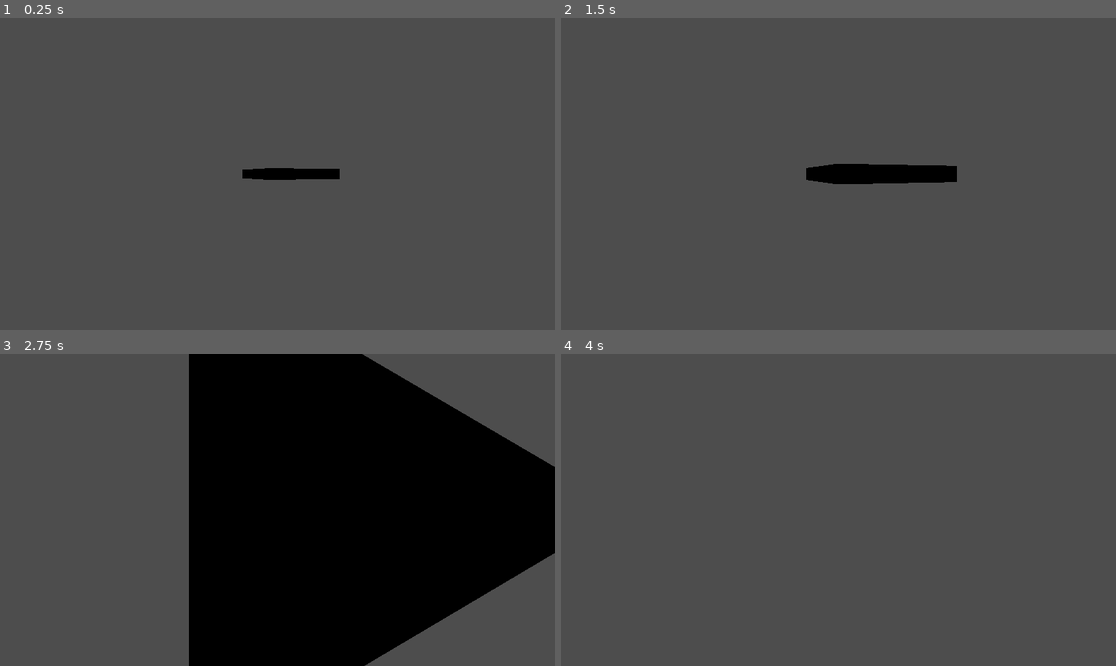
Above: before the commit, frames 1-4 (two rows, left to right).
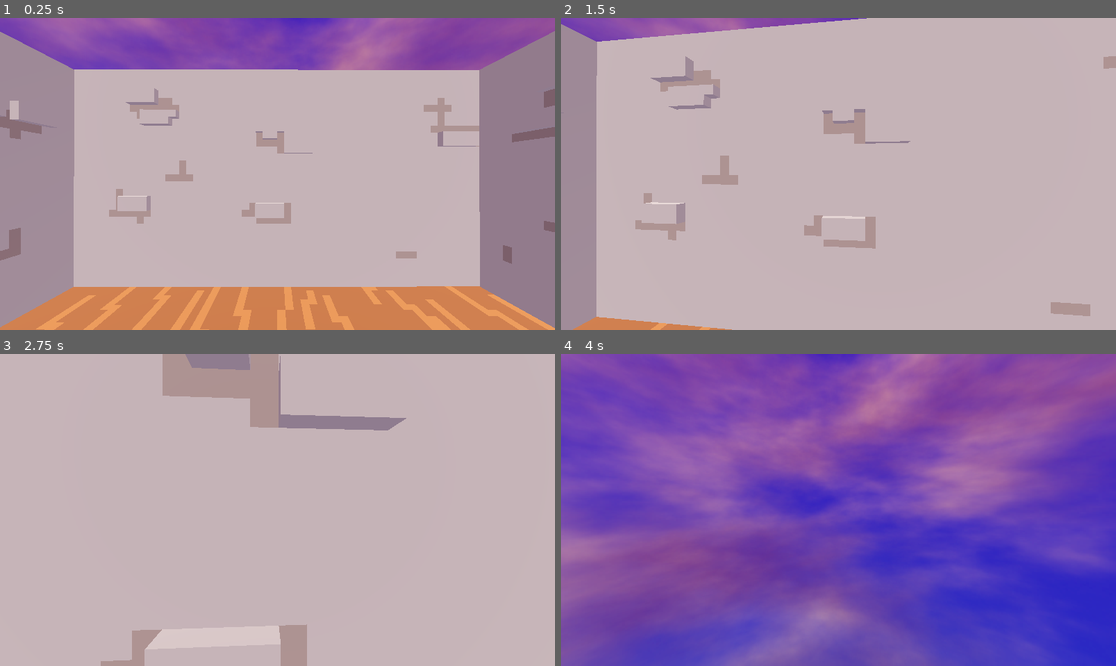
Above: after the commit, the same moments.

Repository: csterlent/582-group-20
Game: Godot game, scene res://hello_scene_3d.tscn
Same seed, same stepped clock (60 frames per second), same inputs: the game is played once before the commit and once after it.
Inputs (mouse positions are in pixels of both pictures, inside the frame that each line leads up to):
- Up to frame 1 (0.25 s): no input
- Up to frame 2 (1.5 s): tap Enter at 0.5 s; move the mouse to (866, 174) at 0.52 s; hold W (move_forward) from 0.53 s (still down); move the mouse to (810, 174) at 1.27 s
- Up to frame 3 (2.75 s): keep holding W (move_forward); move the mouse to (288, 503) at 2.02 s
- Up to frame 4 (4 s): keep holding W (move_forward); move the mouse to (832, 516) at 2.77 s; move the mouse to (877, 513) at 3.52 s

The runs differ from the first frame. In frame 1, 100% of the frame differs, in the area x 0-100%, y 0-100%; in frame 2, 100%; in frame 3, 100%; in frame 4, 100%.

Commit message:
Added Goxel room, lighting

Diff:
--- a/controller.gd
+++ b/controller.gd
@@ -5,7 +5,6 @@
 	Input.set_mouse_mode(Input.MOUSE_MODE_CAPTURED)
 
 func _physics_process(delta):
-	Input.set_mouse_mode(Input.MOUSE_MODE_CAPTURED)
 	# We create a local variable to store the input direction.
 	var input_x:float
 	var input_y:float
@@ -20,7 +19,7 @@
 	if Input.is_action_pressed("move_forward"):
 		input_y -= 1
 
-	velocity = (transform.basis * Vector3(input_x, 0, input_y)).normalized()
+	velocity = 10 * (transform.basis * Vector3(input_x, 0, input_y)).normalized()
 	move_and_slide()
 
 @onready var camera = get_node("Camera3D")
--- a/hello_scene_3d.tscn
+++ b/hello_scene_3d.tscn
@@ -1,38 +1,64 @@
-[gd_scene load_steps=4 format=3 uid="uid://cpprydr1rpo8s"]
+[gd_scene load_steps=10 format=3 uid="uid://cpprydr1rpo8s"]
 
 [ext_resource type="Script" path="res://controller.gd" id="1_6lv17"]
+[ext_resource type="PackedScene" uid="uid://cjfk35hyysi2k" path="res://models/tower/tower.gltf" id="2_2ymrd"]
+[ext_resource type="Texture2D" uid="uid://dc6lfdsw4mues" path="res://fading_sky-sunset_02-1024x512.png" id="3_hn2p2"]
+
+[sub_resource type="BoxShape3D" id="BoxShape3D_cj6n3"]
+size = Vector3(1, 0.12, 1)
+
+[sub_resource type="BoxMesh" id="BoxMesh_j4qfb"]
 
 [sub_resource type="BoxShape3D" id="BoxShape3D_02tvu"]
 
-[sub_resource type="BoxMesh" id="BoxMesh_j4qfb"]
+[sub_resource type="PanoramaSkyMaterial" id="PanoramaSkyMaterial_l83k4"]
+panorama = ExtResource("3_hn2p2")
+
+[sub_resource type="Sky" id="Sky_yo54g"]
+sky_material = SubResource("PanoramaSkyMaterial_l83k4")
+
+[sub_resource type="Environment" id="Environment_fc5si"]
+background_mode = 2
+sky = SubResource("Sky_yo54g")
+ambient_light_color = Color(0.74902, 0.717647, 0.807843, 1)
+ambient_light_sky_contribution = 0.1
+tonemap_mode = 2
+volumetric_fog_enabled = true
+volumetric_fog_density = 0.0001
 
 [node name="Scene" type="Node3D"]
 
 [node name="RigidBody3D2" type="RigidBody3D" parent="."]
-transform = Transform3D(1, 0, 0, 0, 1, 0, 0, 0, 1, -2.516, 0, -0.113)
+transform = Transform3D(0.817969, 0, 0.575262, 0, 1, 0, -0.575262, 0, 0.817969, -2.516, 0, -0.113)
 gravity_scale = 0.0
 
 [node name="CollisionShape3D" type="CollisionShape3D" parent="RigidBody3D2"]
-shape = SubResource("BoxShape3D_02tvu")
-disabled = true
+shape = SubResource("BoxShape3D_cj6n3")
 
 [node name="MeshInstance3D" type="MeshInstance3D" parent="RigidBody3D2"]
-transform = Transform3D(0.891783, -5.90053e-05, 0.450368, 0.000611994, 0.127173, -0.000183564, -0.450367, 5.59755e-05, 0.891783, 0, 0, 0)
+transform = Transform3D(0.999053, 0, 0, 0, 0.127173, 0, 0, 0, 0.999054, 0, 0, 0)
 mesh = SubResource("BoxMesh_j4qfb")
-skeleton = NodePath("../../RigidBody3D2")
 
 [node name="Player" type="CharacterBody3D" parent="."]
-transform = Transform3D(1, 0, 0, 0, 1, 0, 0, 0, 1, -2.65224, 0, 2.74036)
+transform = Transform3D(1, 0, 0, 0, 1, 0, 0, 0, 1, 32, 16, -32)
 script = ExtResource("1_6lv17")
 
 [node name="Camera3D" type="Camera3D" parent="Player"]
 
 [node name="CollisionShape3D" type="CollisionShape3D" parent="Player"]
 shape = SubResource("BoxShape3D_02tvu")
-disabled = true
 
 [node name="MeshInstance3D" type="MeshInstance3D" parent="Player"]
 mesh = SubResource("BoxMesh_j4qfb")
 skeleton = NodePath("")
 
+[node name="DirectionalLight3D" type="DirectionalLight3D" parent="."]
+transform = Transform3D(0.987294, -0.142391, 0.0705401, 0.0155631, 0.528422, 0.848839, -0.158142, -0.836956, 0.523924, 37.5296, 5.72118, -31.3115)
+
+[node name="tower" parent="." instance=ExtResource("2_2ymrd")]
+transform = Transform3D(0.999999, 0.000189752, 0.00117301, -0.000191328, 0.999999, 0.00134886, -0.00117275, -0.00134909, 0.999998, 0, -1, 0)
+
+[node name="WorldEnvironment" type="WorldEnvironment" parent="."]
+environment = SubResource("Environment_fc5si")
+
 [connection signal="input_event" from="Player" to="Player" method="_on_input_event"]
--- /dev/null
+++ b/models/tower/glass.tres
@@ -0,0 +1,6 @@
+[gd_resource type="StandardMaterial3D" format=3 uid="uid://2qexsvo1vncf"]
+
+[resource]
+transparency = 1
+vertex_color_use_as_albedo = true
+albedo_color = Color(0.15, 0.1101, 0.093, 0.658824)
--- a/project.godot
+++ b/project.godot
@@ -12,7 +12,7 @@
 
 config/name="project escape VR"
 run/main_scene="res://hello_scene_3d.tscn"
-config/features=PackedStringArray("4.3", "C#", "Forward Plus")
+config/features=PackedStringArray("4.3", "Forward Plus")
 config/icon="res://icon.svg"
 
 [dotnet]
Binary file added: fading_sky-sunset_02-1024x512.png
Not shown, added: fading_sky-sunset_02-1024x512.png.import
Not shown, added: models/tower/tower.gltf
Not shown, added: models/tower/tower.gltf.import
Binary file added: models/tower/tower_0.png
Not shown, added: models/tower/tower_0.png.import
Not shown, added: models/.DS_Store
Not shown, added: models/tower/tower.gox
